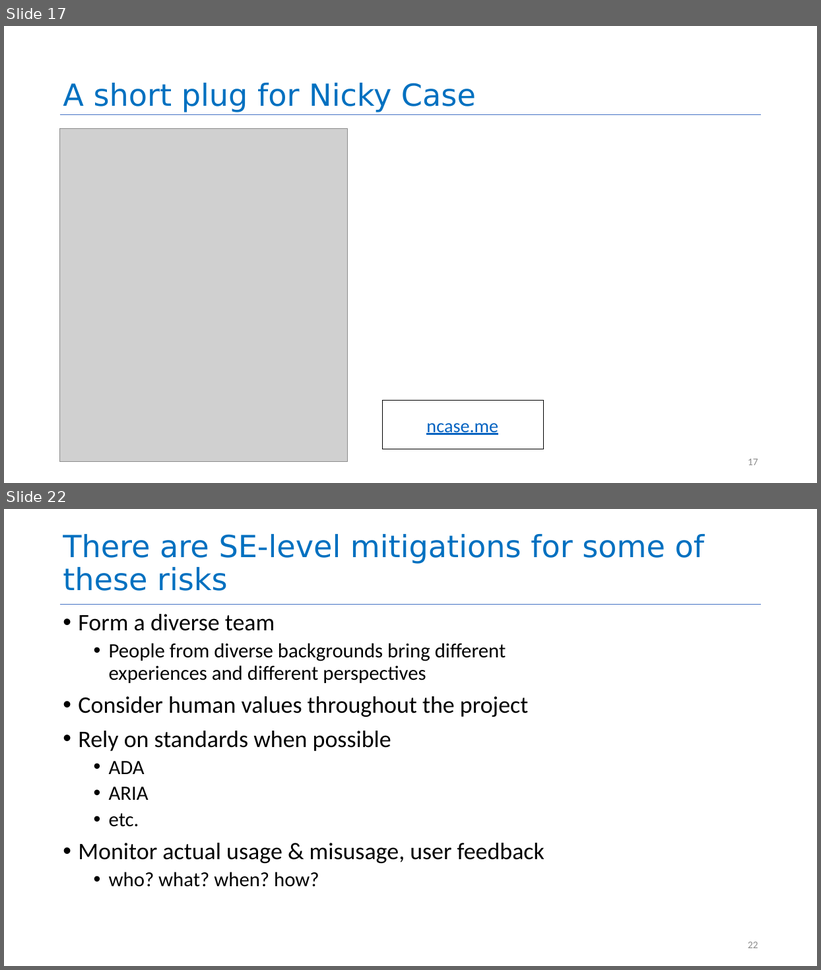
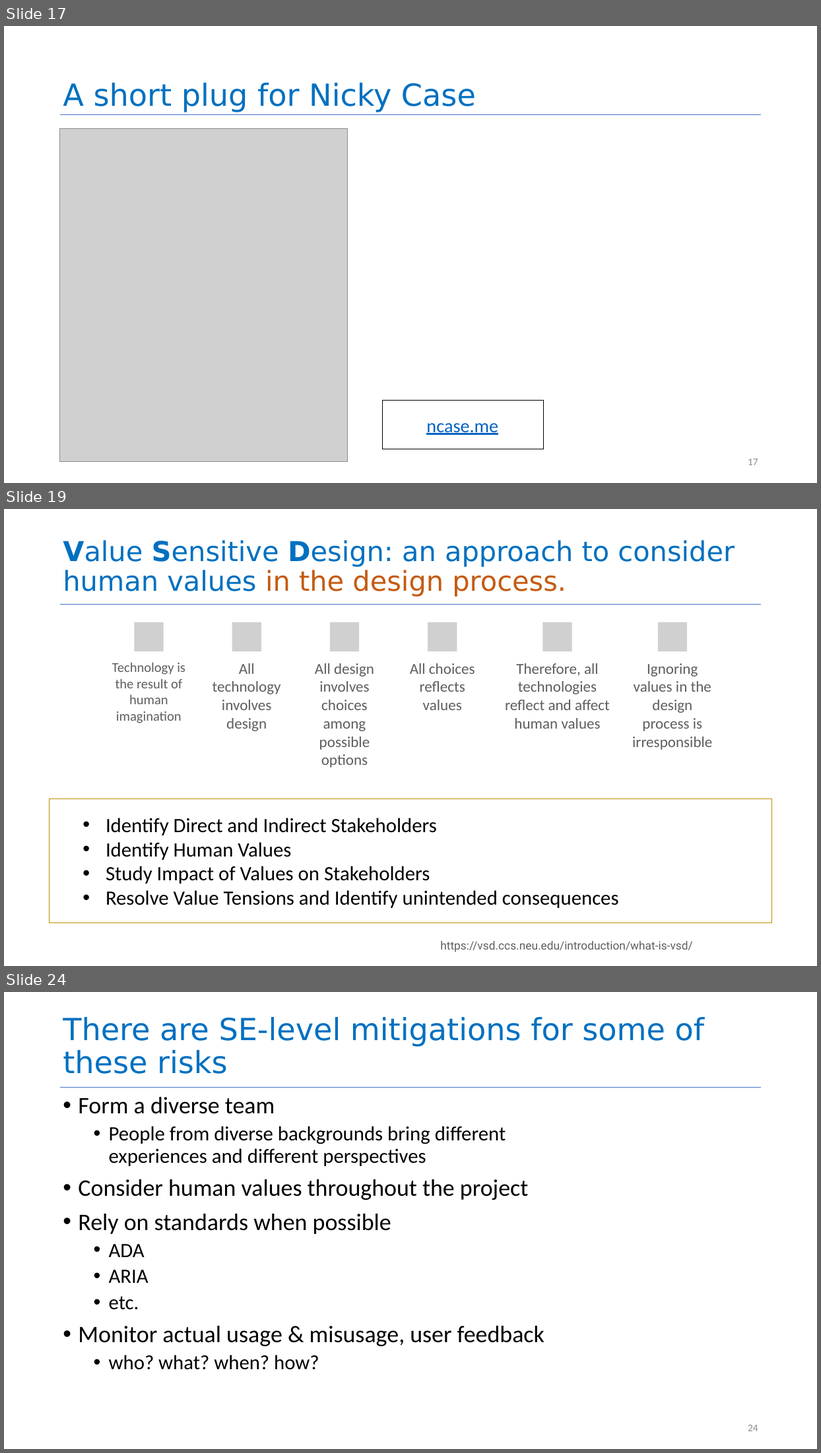
Before and after one commit to neu-se/CS4530-Fall-2025, a slide deck: Slides/Module 16A Engineering Ethical Software.pptx. Shown one above the other, each under a label of ours: slides 17 and 22 before the commit, slides 17, 19 and 24 after it; the slides between them are not shown. The pictures are 821x970 and 821x1453 pixels, drawn with LibreOffice and Linux fonts; fonts in the diff are those of the drawing; grey boxes stand for pictures. Boxes give left, top, right and bottom in pixels: in the first picture for what was removed or moved away, otherwise in the second. Text is boxed around its words. In the diff, an @@ line names an element or a change of style, - is before the commit and + after.

```diff
--- a/Slides/Module 16A Engineering Ethical Software.pptx
+++ b/Slides/Module 16A Engineering Ethical Software.pptx
@@ slide 19 added at (4, 509, 817, 966), background #FFFFFF; not listed: 1 template element that a slide beside it also shows @@
@@ title added at (63, 540, 735, 597), 64.8 pt, text #0070C0 @@
+Value Sensitive Design: an approach to consider human values in the design process.
@@ group added at (112, 623, 712, 768): 6 pictures, 6 texts @@
+Technology is the result of human imagination
+All technology involves design
+All design involves choices among possible options
+All choices reflects values
+Therefore, all technologies reflect and affect human values
+Ignoring values in the design process is irresponsible
@@ rectangle added at (49, 799, 772, 923), outline #BD8E00 1 pt, 48 pt, text #000000 @@
+• Identify Direct and Indirect Stakeholders
+• Identify Human Values
+• Study Impact of Values on Stakeholders
+• Resolve Value Tensions and Identify unintended consequences
@@ text added at (440, 941, 692, 953), 27 pt, text #5E5E5E @@
+https://vsd.ccs.neu.edu/introduction/what-is-vsd/
@@ what was slide 22 is now slide 24 @@
@@ page number at (748, 1425, 758, 1432): text changed @@
-22
+24
```
Also in this commit, not shown: 2 slides changed, 6 other slides added, 10 slides removed, 1 other file.
